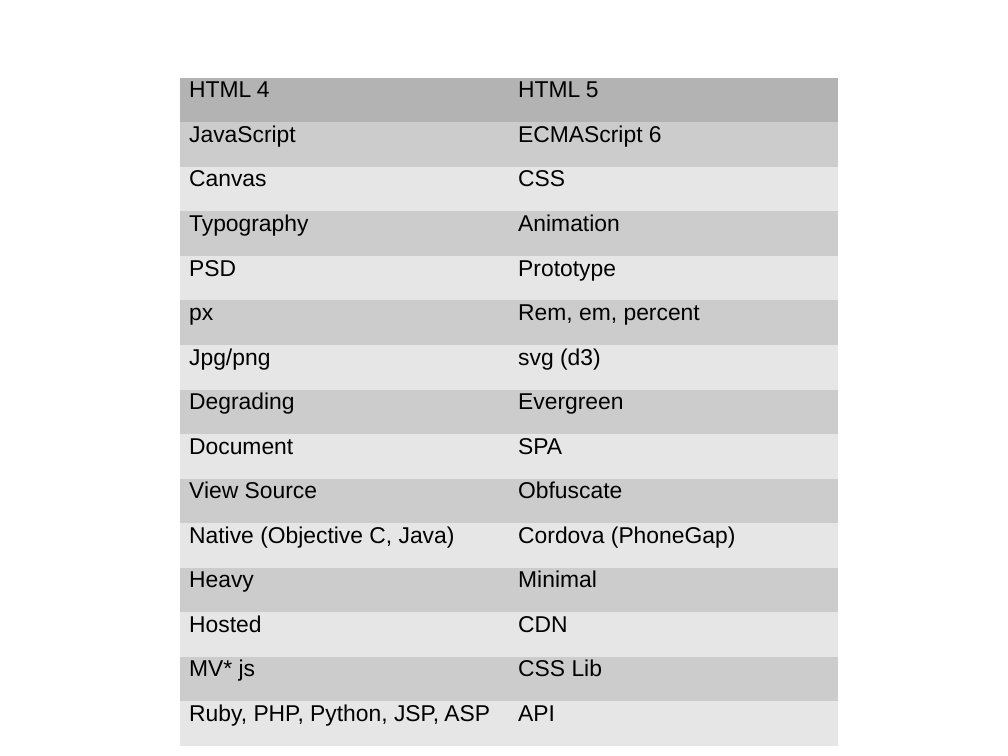
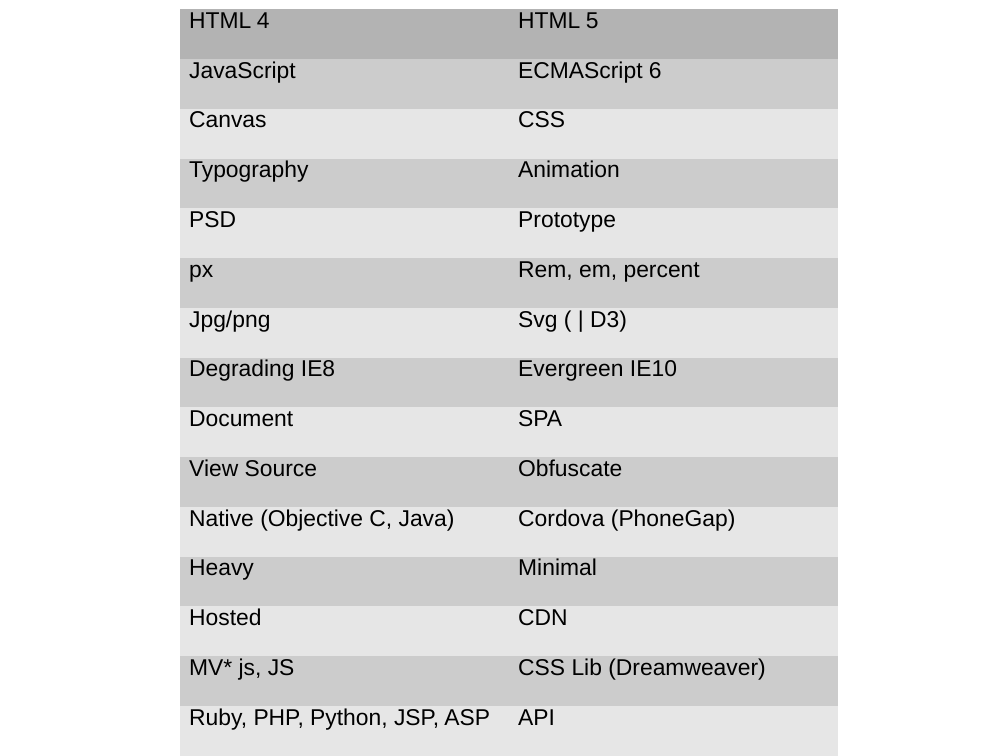
Before and after one commit to puppetMaster3/bikeSheding, a slide deck: slide 27 of training/2of2.ppt. Drawn at 1008x756 pixels with LibreOffice and Linux fonts; fonts in the diff are those of the drawing; background and template pictures are left out. Boxes give left, top, right and bottom in pixels: in the first picture for what was removed or moved away, otherwise in the second. Text is boxed around its words. In the diff, an @@ line names an element or a change of style, - is before the commit and + after.

```diff
--- a/training/2of2.ppt
+++ b/training/2of2.ppt
@@ table at (180,9,839,734) @@
-row 7, column 2: svg (d3)
+row 7, column 2: Svg ( | D3)
-row 8, column 1: Degrading
+row 8, column 1: Degrading IE8
-row 8, column 2: Evergreen
+row 8, column 2: Evergreen IE10
-row 14, column 1: MV* js
+row 14, column 1: MV* js, JS
-row 14, column 2: CSS Lib
+row 14, column 2: CSS Lib (Dreamweaver)
@@ line spacing 0.76 to 0.71 @@
@@ table: place and size @@
-table at (180,78,839,730)
+table at (180,9,839,734)
```
Also in this commit, not shown: 8 other files.
